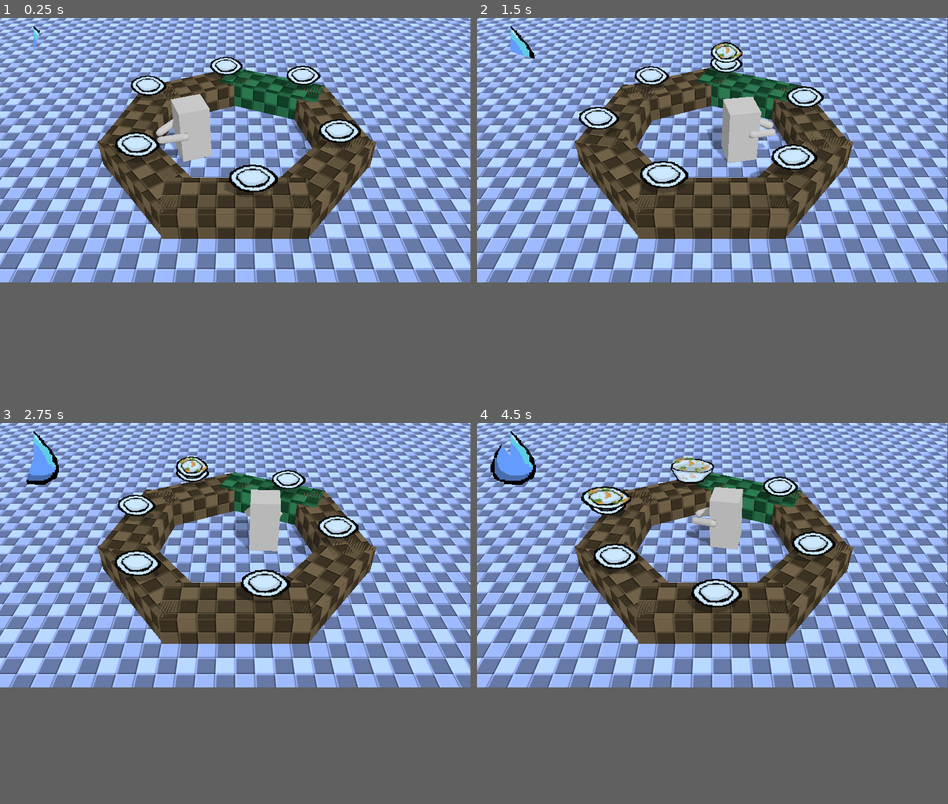
Above: before the commit, frames 1-4 (two rows, left to right).
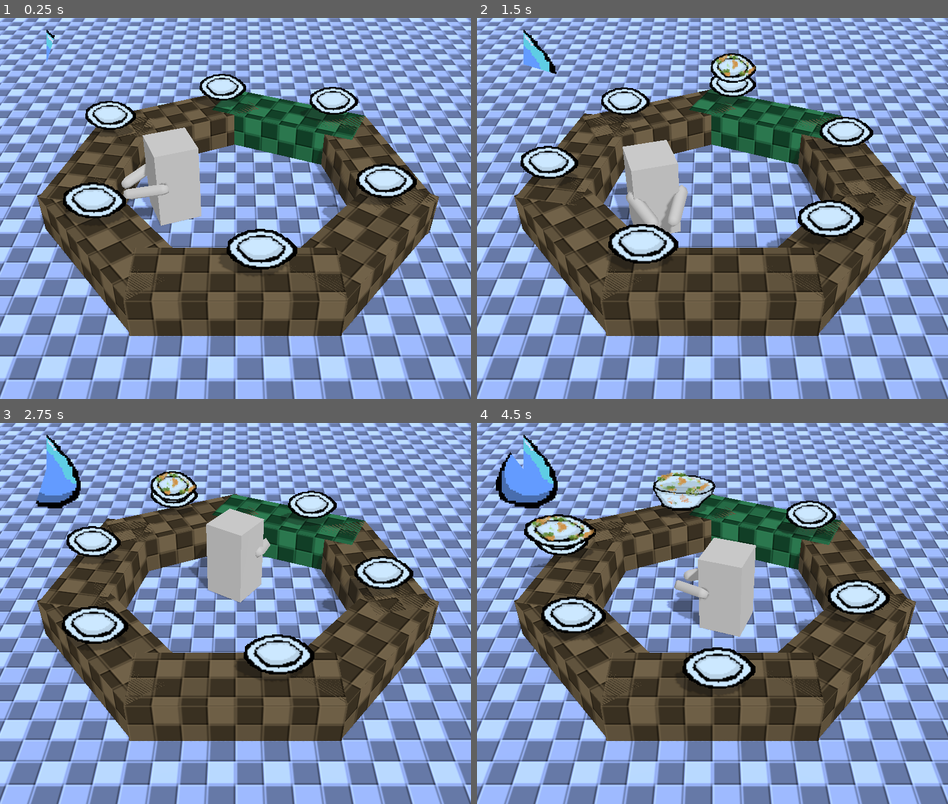
Above: after the commit, the same moments.

Repository: fkaa/gmtk-jam-2025
Game: Godot game, scene res://main.tscn
Two runs of this game, one before a commit and one after it. Both use one fixed random seed, a clock stepped at 60 frames per second and the inputs below.
Inputs (mouse positions are in pixels of both pictures, inside the frame that each line leads up to):
- Up to frame 1 (0.25 s): no input
- Up to frame 2 (1.5 s): move the mouse to (816, 136) at 0.52 s; tap Middle mouse button (clean) at 0.6 s; move the mouse to (618, 162) at 1.27 s; right-click (618, 162) at 1.35 s
- Up to frame 3 (2.75 s): move the mouse to (282, 495) at 2.02 s; click (282, 495) at 2.1 s
- Up to frame 4 (4.5 s): move the mouse to (688, 609) at 2.77 s; tap Middle mouse button (clean) at 2.85 s; move the mouse to (853, 594) at 3.52 s; right-click (853, 594) at 3.6 s; move the mouse to (571, 514) at 4.27 s; click (571, 514) at 4.35 s
In our replay, the window is 799x449 before the commit and 800x647 after it. These sizes can differ from the game's own. Grey fills any space a smaller window leaves; there, only what the larger window draws over its background counts as a difference.

The runs differ from the first frame. In frame 1, 78% of the frame differs, in the area x 0-100%, y 0-100%; in frame 2, 78%; in frame 3, 78%; in frame 4, 79%.

Commit message:
change window size

Diff:
--- a/project.godot
+++ b/project.godot
@@ -14,6 +14,11 @@
 run/main_scene="uid://bck3arfwa6qbj"
 config/features=PackedStringArray("4.4", "GL Compatibility")
 config/icon="res://icon.svg"
+
+[display]
+
+window/size/viewport_width=840
+window/size/viewport_height=680
 
 [input]
 
